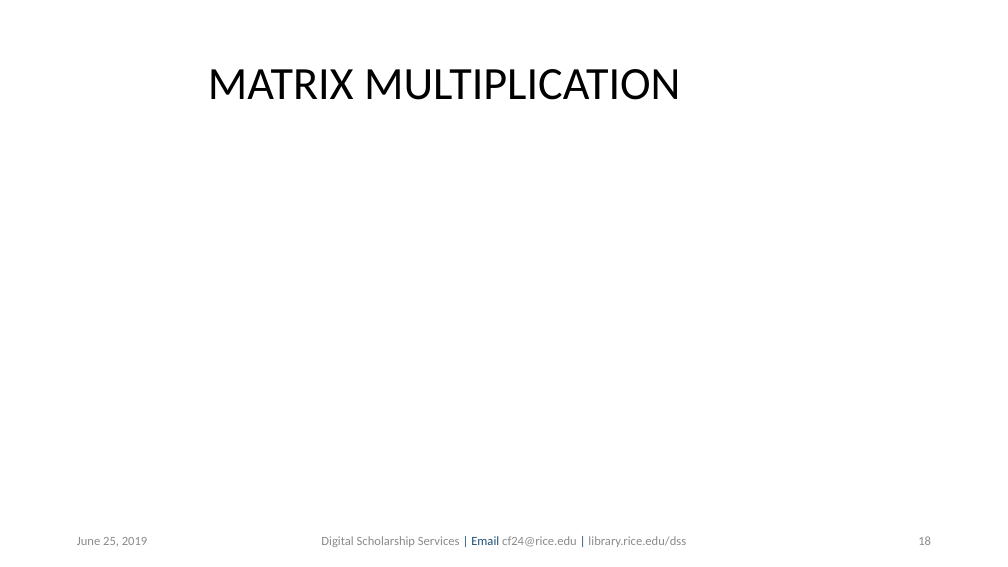
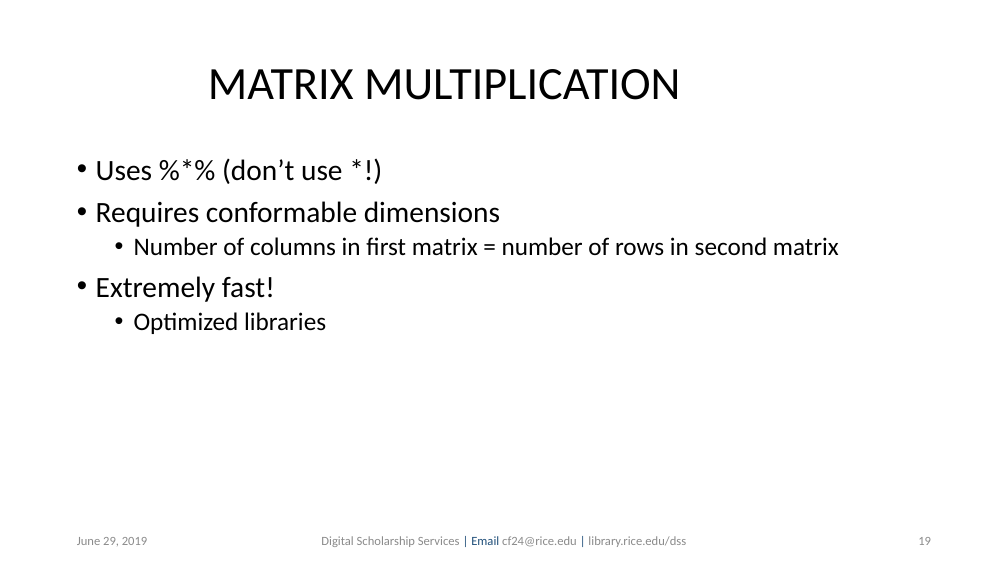
Before and after one commit to bakitybacon/rice-data-and-donuts, a slide deck: slide 19 of introR/Introduction to R.pptx (slide 18 before the commit). Drawn at 1008x567 pixels with LibreOffice and Linux fonts; fonts in the diff are those of the drawing; background and template pictures are left out. Boxes give left, top, right and bottom in pixels: in the first picture for what was removed or moved away, otherwise in the second. Text is boxed around its words. In the diff, an @@ line names an element or a change of style, - is before the commit and + after.

```diff
--- a/introR/Introduction to R.pptx
+++ b/introR/Introduction to R.pptx
@@ text added at [96,158,839,334], 24 pt, text #000000 @@
+• Uses %*% (don’t use *!)
+• Requires conformable dimensions
+  • Number of columns in first matrix = number of rows in second matrix
+• Extremely fast!
+  • Optimized libraries
```
Also in this commit, not shown: 32 other slides changed, 7 slides added.
